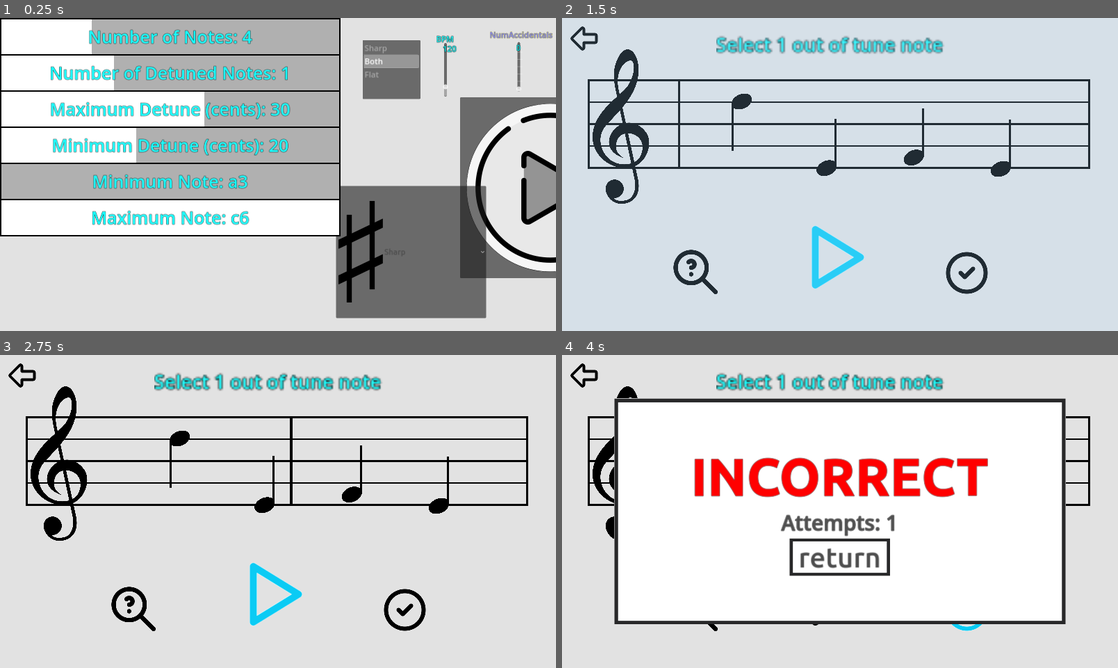
Above: before the commit, frames 1-4 (two rows, left to right).
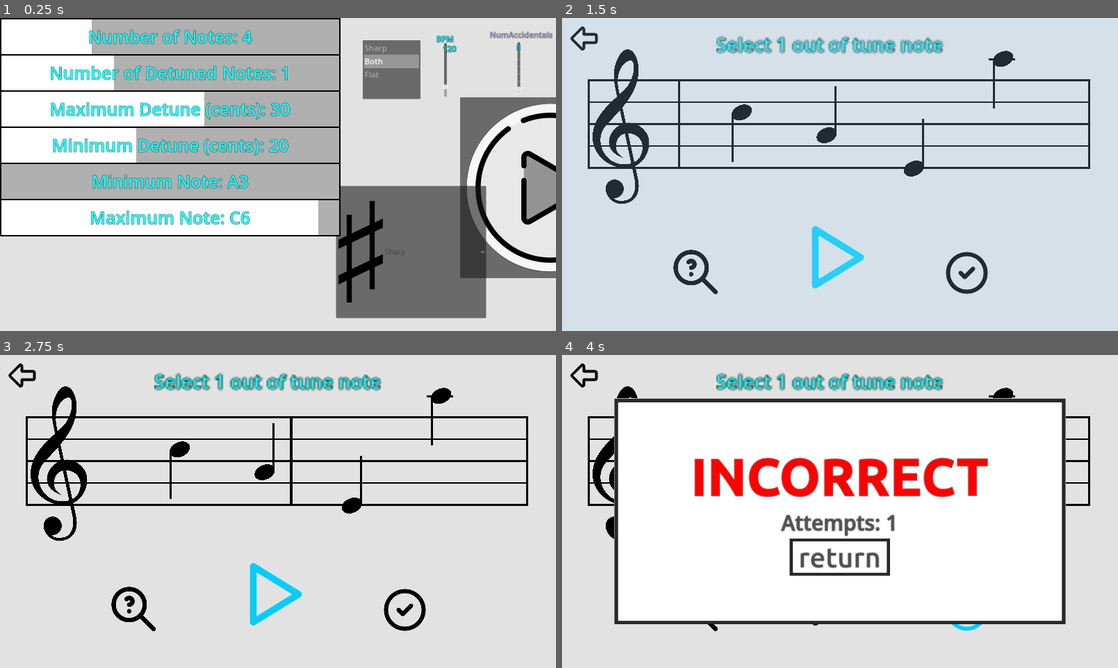
Above: after the commit, the same moments.

Repository: Sniggiho/COMP225-Reluna
Game: Godot game, scene res://Scenes/FreeplaySettingsMenu/FreeplaySettingsMenu.tscn
Two runs of this game, one before a commit and one after it. Both use one fixed random seed, a clock stepped at 60 frames per second and the inputs below. This scene is started directly instead of the project's main scene.
Inputs (mouse positions are in pixels of both pictures, inside the frame that each line leads up to):
- Up to frame 1 (0.25 s): no input
- Up to frame 2 (1.5 s): click (1112, 187) at 0.5 s; click (834, 255) at 1.25 s
- Up to frame 3 (2.75 s): click (272, 592) at 2 s
- Up to frame 4 (4 s): click (739, 439) at 2.77 s; click (967, 608) at 3.5 s

The runs differ from the first frame. In frame 1, 1.8% of the frame differs, in the area x 16-61%, y 50-70%; in frame 2, 1.1%; in frame 3, 1.1%; in frame 4, 0.1%.

Commit message:
slider progress, still bugged

Diff:
--- a/Project/Scenes/FreeplaySettingsMenu/FreeplaySettingsMenu.tscn
+++ b/Project/Scenes/FreeplaySettingsMenu/FreeplaySettingsMenu.tscn
@@ -123,6 +123,7 @@
 layout_mode = 2
 script = ExtResource("19_amv7j")
 text = "Number of Notes"
+minActualValue = 4
 height = 100.0
 
 [node name="NumDetunedNotes" parent="NotesSettings" instance=ExtResource("18_2jqco")]
@@ -165,25 +166,18 @@
 [node name="MinNote" parent="NotesSettings" instance=ExtResource("18_2jqco")]
 custom_minimum_size = Vector2(0, 100)
 layout_mode = 2
-min_value = 9.0
-max_value = 36.0
-value = 9.0
+value = 0.0
 script = ExtResource("19_08umj")
 text = "Minimum Note"
-minActualValue = 0
-maxActualValue = 36
 height = 100.0
 
 [node name="MaxNote" parent="NotesSettings" instance=ExtResource("18_2jqco")]
 custom_minimum_size = Vector2(0, 100)
 layout_mode = 2
-min_value = 9.0
 max_value = 36.0
 value = 36.0
 script = ExtResource("20_ivtfm")
 text = "Maximum Note"
-minActualValue = 9
-maxActualValue = 36
 height = 100.0
 
 [connection signal="item_selected" from="DetuneDirection" to="DetuneDirection" method="_on_item_selected"]
--- a/Project/Scenes/FreeplaySettingsMenu/MaxNote2.gd
+++ b/Project/Scenes/FreeplaySettingsMenu/MaxNote2.gd
@@ -1,24 +1,38 @@
 @tool
 extends NewHSlider
 
-var notes : Array = ["c3", "c-3", "d3", "d-3", "e3", "f3", "f-3", "g3", "g-3", "a3", "a-3", "b3",
-					 "c4", "c-4", "d4", "d-4", "e4", "f4", "f-4", "g4", "g-4", "a4", "a-4", "b4",
-					 "c5", "c-5", "d5", "d-5", "e5", "f5", "f-5", "g5", "g-5", "a5", "a-5", "b5",
-					 "c6", "c-6"]
+var highestNoteAllowed = "d6" # this is exclusive! meaning the highest is really c6
+var lowestNoteAllowed = "a3"
 
-var noteMinIndex : int = 9
-var noteMaxIndex : int = 36
+var _tuneCreatorScene : PackedScene = preload("res://Scenes/TuneCreator/tune_creator.tscn")
+var _tuneCreator : TuneCreator
+
+var key : Array
+
+func _init():
+	_tuneCreator = _tuneCreatorScene.instantiate()
+	add_child(_tuneCreator)
+	key  = _tuneCreator._createNoteArrayInKey(GLevelData.numAccidentals, GLevelData.bySharps, lowestNoteAllowed, highestNoteAllowed) #accidentals, bySharps, lowestNote, highestNote
 
 # Called when the node enters the scene tree for the first time.
 func _ready():
 	_ready2()
-	GLevelData.highestNote = notes[value+1]
-	updateLabel(notes[value])
+	value = len(key)
+	GLevelData.highestNote = key[-1]
+	updateLabel(_tuneCreator.getPrintableNoteName(GLevelData.highestNote, GLevelData.bySharps))
 
 
 func _on_value_changed_derived(passedValue):
-	GLevelData.highestNote = notes[value+1]
-	updateLabel(notes[value])
+	key  = _tuneCreator._createNoteArrayInKey(GLevelData.numAccidentals, GLevelData.bySharps, lowestNoteAllowed, highestNoteAllowed)
+	maxActualValue = len(key)
+	max_value = len(key)-1
+	key.sort_custom(_tuneCreator.compareNotes)
+	key.reverse()
+	GLevelData.highestNote = key[value]
+	updateLabel(_tuneCreator.getPrintableNoteName(GLevelData.highestNote, GLevelData.bySharps))
+
+	#GLevelData.highestNote = notes[value+1]
+	#updateLabel(notes[value])
 
 
 func _on_min_note_value_changed(passedValue):
--- a/Project/Scenes/FreeplaySettingsMenu/MinNote2.gd
+++ b/Project/Scenes/FreeplaySettingsMenu/MinNote2.gd
@@ -1,26 +1,36 @@
 @tool
 extends NewHSlider
 
+var highestNoteAllowed = "d6" # this is exclusive! meaning the highest is really c6
+var lowestNoteAllowed = "a3"
 
-var notes : Array = ["c3", "c-3", "d3", "d-3", "e3", "f3", "f-3", "g3", "g-3", "a3", "a-3", "b3",
-					 "c4", "c-4", "d4", "d-4", "e4", "f4", "f-4", "g4", "g-4", "a4", "a-4", "b4",
-					 "c5", "c-5", "d5", "d-5", "e5", "f5", "f-5", "g5", "g-5", "a5", "a-5", "b5",
-					 "c6"]
+var _tuneCreatorScene : PackedScene = preload("res://Scenes/TuneCreator/tune_creator.tscn")
+var _tuneCreator : TuneCreator
 
+var key : Array
 
-var noteMinIndex : int = 9
-var noteMaxIndex : int = 36
+func _init():
+	_tuneCreator = _tuneCreatorScene.instantiate()
+	add_child(_tuneCreator)
+	key  = _tuneCreator._createNoteArrayInKey(GLevelData.numAccidentals, GLevelData.bySharps, lowestNoteAllowed, highestNoteAllowed) #accidentals, bySharps, lowestNote, highestNote
 
 # Called when the node enters the scene tree for the first time.
 func _ready():
 	_ready2()
-	GLevelData.lowestNote = notes[value]
-	updateLabel(GLevelData.lowestNote)
+	value = 0
+	maxActualValue = len(key)
+	max_value = len(key)-1
+	GLevelData.lowestNote = lowestNoteAllowed
+	updateLabel(_tuneCreator.getPrintableNoteName(GLevelData.lowestNote, GLevelData.bySharps))
+
 
 
 func _on_value_changed_derived(passedValue):
-	GLevelData.lowestNote = notes[value]
-	updateLabel(GLevelData.lowestNote)
+	key  = _tuneCreator._createNoteArrayInKey(GLevelData.numAccidentals, GLevelData.bySharps, lowestNoteAllowed, highestNoteAllowed)
+	key.sort_custom(_tuneCreator.compareNotes)
+	key.reverse()
+	GLevelData.lowestNote = key[value]
+	updateLabel(_tuneCreator.getPrintableNoteName(GLevelData.lowestNote, GLevelData.bySharps))
 
 
 func _on_max_note_value_changed(passedValue):
--- a/Project/Scenes/NewHSlider/NewHSlider.gd
+++ b/Project/Scenes/NewHSlider/NewHSlider.gd
@@ -6,7 +6,7 @@
 #var hasLabel : bool = false
 
 ## Edit this value to be the minimum allowed value of the slider instead of min_value
-@export var minActualValue : int = 4
+@export var minActualValue : int = 0
 
 @export var maxActualValue : int = 15
 
--- a/Project/Scenes/TuneCreator/TuneCreator.gd
+++ b/Project/Scenes/TuneCreator/TuneCreator.gd
@@ -224,6 +224,18 @@
 func getBySharps() -> bool:
 	return self._bySharps
 
+## given a note name consistent with the internal use of this program, returns the same
+# note name but formatted appropriately for printing.
+# e.g. "c-5" becomes "C#5"
+func getPrintableNoteName(n, bySharps : bool):
+	n = n.to_upper()
+	if n.contains("-"):
+		if bySharps:
+			n = n.replace("-", "#")
+		else:
+			n = n.replace("-", "♭")
+	return n
+
 ## returns true if the first note is higher than or equal to the second note, and false if the second note is higher
 func compareNotes(n1,n2) -> bool:
 	var oct1 = int(n1[-1])
